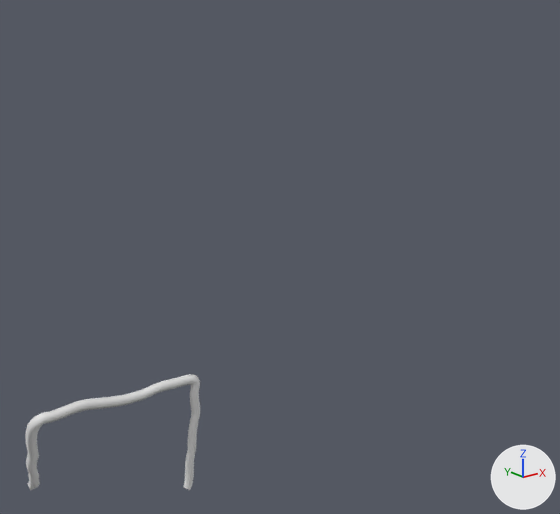
What one commit did to the Blender file VR-SketchPosing.blend.
Rendered twice from a 50 mm lens placed at (-3.71, -4.93, 3.08), pointed at (-0.12, -0.44, 1.29). Arrows for +X, +Y and +Z are at lower right; the lights stay in place.

The first picture shows 'StrokeObj'.
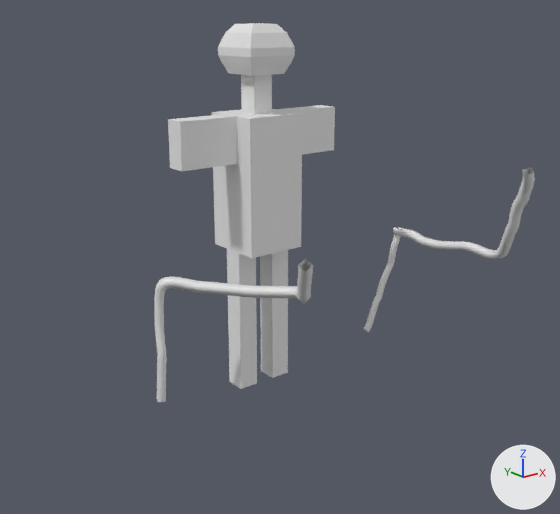
Where the change shows, as pixel boxes [x1, y1, x2, y2] in the pictures (560 x 514 px):
'Cube', added
    after: [168, 23, 335, 389]
'StrokeObj', reshaped, turned
    before: [25, 374, 200, 491]
    after: [154, 259, 313, 402]
'StrokeObj.001', added
    after: [363, 167, 535, 333]

What changed in the scene script:
```text
Change cu_stroke:
    remove _sp.bezier_points.foreach_set('co', [-0.746, 0.0971, 0.781, -0.403, 0.0971, 0.687, -0.0938, 0.0916, 0.616, 0.124, 0.0881, 0.603, 0.276, 0.094, 0.78, 0.289, 0.107, 1.087, 0.38, 0.107, 1.471, 0.429, 0.102, 1.849, -0.00125, 0.39, 1.906, -0.29, 0.568, 1.881, -0.516, 0.756, 1.861])
    remove _sp.bezier_points.foreach_set('handle_left', [-0.806, 0.0971, 0.784, -0.496, 0.0971, 0.742, -0.257, 0.102, 0.671, -0.0159, 0.0881, 0.619, 0.258, 0.094, 0.622, 0.28, 0.107, 0.987, 0.287, 0.107, 1.191, 0.397, 0.102, 1.751, 0.193, 0.293, 1.933, -0.127, 0.478, 1.93, -0.427, 0.657, 1.847])
    remove _sp.bezier_points.foreach_set('handle_right', [-0.685, 0.0971, 0.732, -0.341, 0.0971, 0.678, -0.0473, 0.0916, 0.593, 0.262, 0.0881, 0.542, 0.316, 0.094, 0.943, 0.304, 0.107, 1.184, 0.438, 0.107, 1.618, 0.449, 0.102, 1.979, -0.0935, 0.445, 1.909, -0.367, 0.612, 1.894, -0.604, 0.855, 1.875])
    _sp: cu_stroke.splines.new('BEZIER'); _sp.bezier_points.add(10) -> cu_stroke.splines.new('BEZIER'); _sp.bezier_points.add(8)
    add _sp.bezier_points.foreach_set('co', [-0.953, 0.0427, 0.132, -0.938, 0.0206, 0.508, -0.926, 0.0579, 0.818, -0.916, 0.0385, 1.053, -0.715, -0.201, 1.106, -0.482, -0.503, 1.104, -0.272, -0.774, 1.125, -0.563, -1.251, 1.316, -0.791, -1.529, 1.632])
    add _sp.bezier_points.foreach_set('handle_left', [-0.956, 0.0438, 0.0735, -0.942, 0.0266, 0.425, -0.932, 0.059, 0.665, -0.92, 0.0654, 0.964, -0.81, -0.0771, 1.121, -0.542, -0.425, 1.105, -0.343, -0.682, 1.117, -0.478, -1.153, 1.193, -0.732, -1.464, 1.543])
    add _sp.bezier_points.foreach_set('handle_right', [-0.951, 0.0377, 0.185, -0.936, 0.019, 0.567, -0.922, 0.0541, 0.919, -0.911, -0.000438, 1.176, -0.615, -0.33, 1.111, -0.423, -0.579, 1.109, -0.209, -0.855, 1.139, -0.626, -1.319, 1.41, -0.853, -1.597, 1.726])
    add cu_stroke.use_path = True
Add cu_stroke_001:
    cu_stroke_001 = bpy.data.curves.new('Stroke.001', 'CURVE')
    cu_stroke_001.dimensions = '3D'
    _sp = cu_stroke_001.splines.new('BEZIER'); _sp.bezier_points.add(10)
    _sp.bezier_points.foreach_set('co', [-1.499, 0.0427, 0.132, -1.352, 0.0299, 0.456, -1.233, 0.0141, 0.75, -1.186, 0.00644, 0.963, -1.2, -0.101, 1.104, -1.233, -0.406, 1.091, -1.242, -0.797, 1.144, -1.255, -1.178, 1.155, -1.491, -1.503, 1.515, -1.62, -1.657, 1.79, -1.769, -1.772, 2.016])
    _sp.bezier_points.foreach_set('handle_left', [-1.511, 0.0438, 0.0734, -1.42, 0.0359, 0.373, -1.312, 0.0319, 0.597, -1.225, 0.00982, 0.827, -1.192, 0.0584, 1.101, -1.228, -0.306, 1.091, -1.242, -0.509, 1.08, -1.255, -1.077, 1.134, -1.422, -1.388, 1.342, -1.549, -1.539, 1.655, -1.692, -1.747, 1.909])
    _sp.bezier_points.foreach_set('handle_right', [-1.44, 0.0377, 0.185, -1.333, 0.0282, 0.515, -1.204, 0.0115, 0.792, -1.105, -0.000684, 1.09, -1.203, -0.266, 1.128, -1.237, -0.504, 1.097, -1.24, -0.949, 1.186, -1.261, -1.309, 1.163, -1.528, -1.543, 1.608, -1.647, -1.682, 1.871, -1.847, -1.796, 2.122])
    cu_stroke_001.use_path = True
    cu_stroke_001.use_path_clamp = True
    cu_stroke_001.bevel_resolution = 0
    cu_stroke_001.bevel_depth = 0.045
    cu_stroke_001.fill_mode = 'FULL'
Change ob_strokeobj:
    ob_strokeobj.rotation_euler: (0.0, -1.658, 0.0) -> (0.0, 0.0, 0.0)  # degrees (0, -95, 0) -> degrees (0, 0, 0)
Add ob_cube:
    ob_cube = bpy.data.objects.new('Cube', me_cube)  # 100 vertices, 98 faces; spans x -2.97..2.97, y -1.0..1.0, z -2.66..2.79
    ob_cube.location = (0.0, 0.0, 1.5)
    ob_cube.scale = (0.254, 0.254, 0.544)
Add ob_strokeobj_001:
    ob_strokeobj_001 = bpy.data.objects.new('StrokeObj.001', cu_stroke_001)
    ob_strokeobj_001.location = (2.846, 0.0, 0.0)
```
